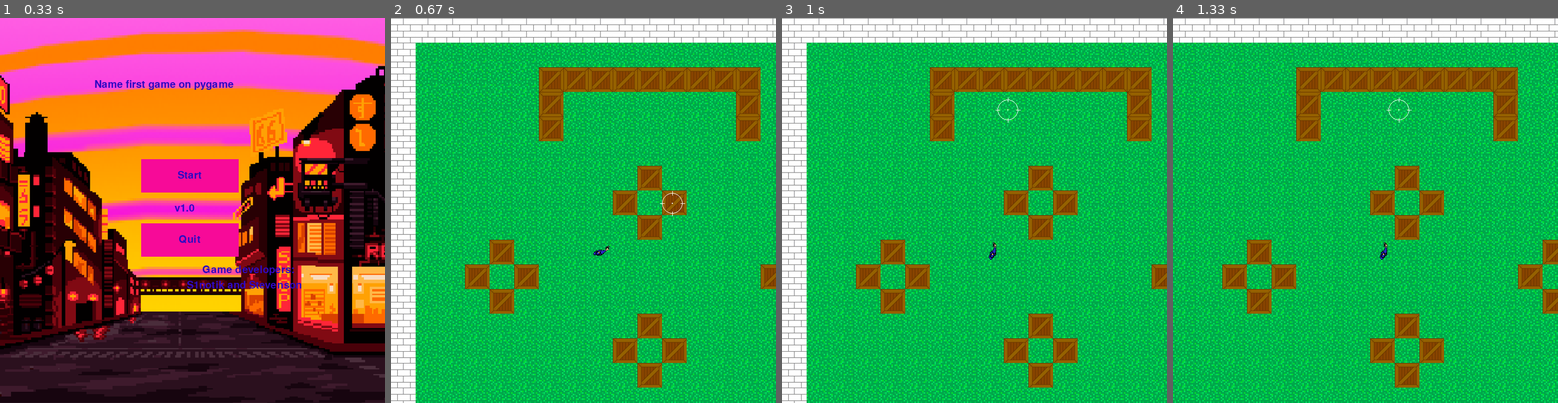
Above: before the commit, frames 1-4 (left to right).
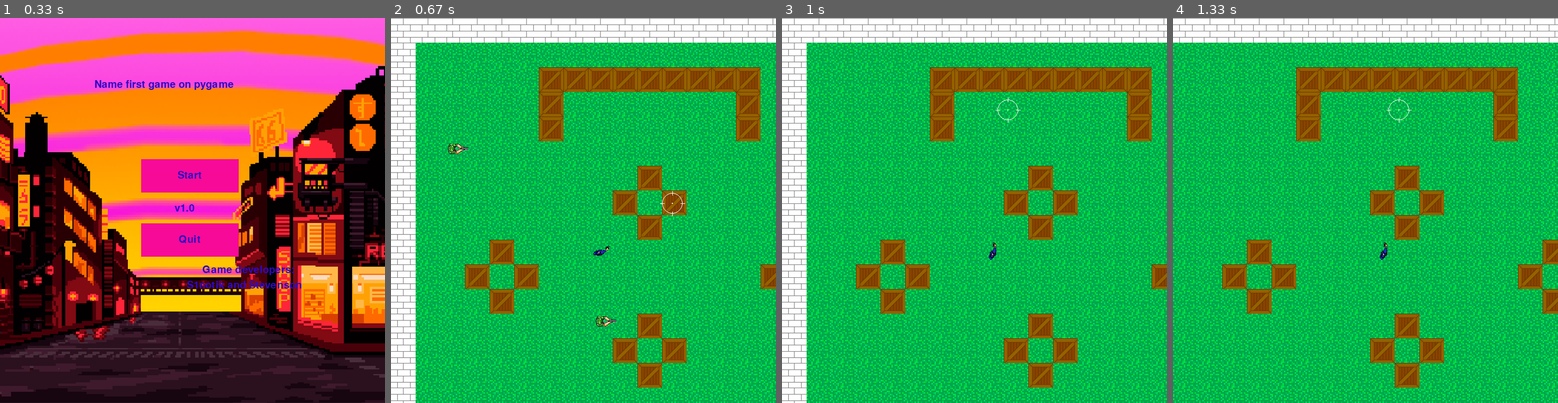
Above: after the commit, the same moments.

Repository: Stevenson707/Game_on_Pygame
Game: pygame game, started from game.py
Same seed, same stepped clock (60 frames per second), same inputs: the game is played once before the commit and once after it.
Inputs (mouse positions are in pixels of both pictures, inside the frame that each line leads up to):
- Up to frame 1 (0.33 s): no input
- Up to frame 2 (0.67 s): press the mouse at (579, 175) at 0.37 s; move the mouse to (625, 191) at 0.47 s; release the mouse at (672, 202) at 0.6 s
- Up to frame 3 (1 s): press the mouse at (843, 152) at 0.7 s; move the mouse to (924, 129) at 0.8 s; release the mouse at (1009, 110) at 0.93 s
- Up to frame 4 (1.33 s): tap D at 1 s

Frame 1 is identical in both runs. In frame 2, 0.2% of the frame differs, in the area x 14-59%, y 32-81%; in frame 3, nothing differs; in frame 4, nothing differs.

Commit message:
add shooting in game!

Diff:
--- a/data/levels/the_map1.txt
+++ b/data/levels/the_map1.txt
@@ -3,14 +3,14 @@
 #.....+++++++++.....#
 #.....+.......+.....#
 #.....+.......+.....#
-#...................#
+#.B.................#
 #.........+.........#
 #........+.+........#
 #.........+.........#
 #...+...@.......+...#
 #..+.+.........+.+..#
 #...+...........+...#
-#.........+.........#
+#.......B.+.........#
 #........+.+........#
 #.........+.........#
 #...................#
--- a/game.py
+++ b/game.py
@@ -332,6 +332,16 @@
 def switch_scene(scene):
     global current_scene
     current_scene = scene
+
+# Доработать! Нужно сделать так, чтобы боты не удалялись все сразу
+def shoot(mouse_x, mouse_y, hero_x, hero_y):
+    pygame.draw.line(screen, (255, 0, 0), (408, 456), (mouse_x, mouse_y), 5)
+    print(bot_group)
+    for i in bot_group:
+        if 384 < mouse_x < 432 and 576 < mouse_y < 624:
+            i.kill()
+        elif 96 < mouse_x < 144 and 240 < mouse_y < 288:
+            i.kill()
 
 
 def scene1():
@@ -471,6 +481,11 @@
                     music_on_lvl2 = True
                     pygame.mixer.music.play(-1)
 
+            elif event.type == pygame.MOUSEBUTTONDOWN:
+                mouse_x, mouse_y = event.pos
+                hero_x, hero_y = hero.pos
+                shoot(mouse_x, mouse_y, hero_x, hero_y)
+
         for x in constants.all_sprites:
             x.move(presses)
             screen.blit(x.surf, x.rect)
@@ -487,7 +502,7 @@
         constants.all_sprites.update()
         sprite_group.draw(screen)
         hero_group.draw(screen)
-        # bot_group.draw(screen)
+        bot_group.draw(screen)
         clock.tick(FPS)
         pygame.display.flip()
 
